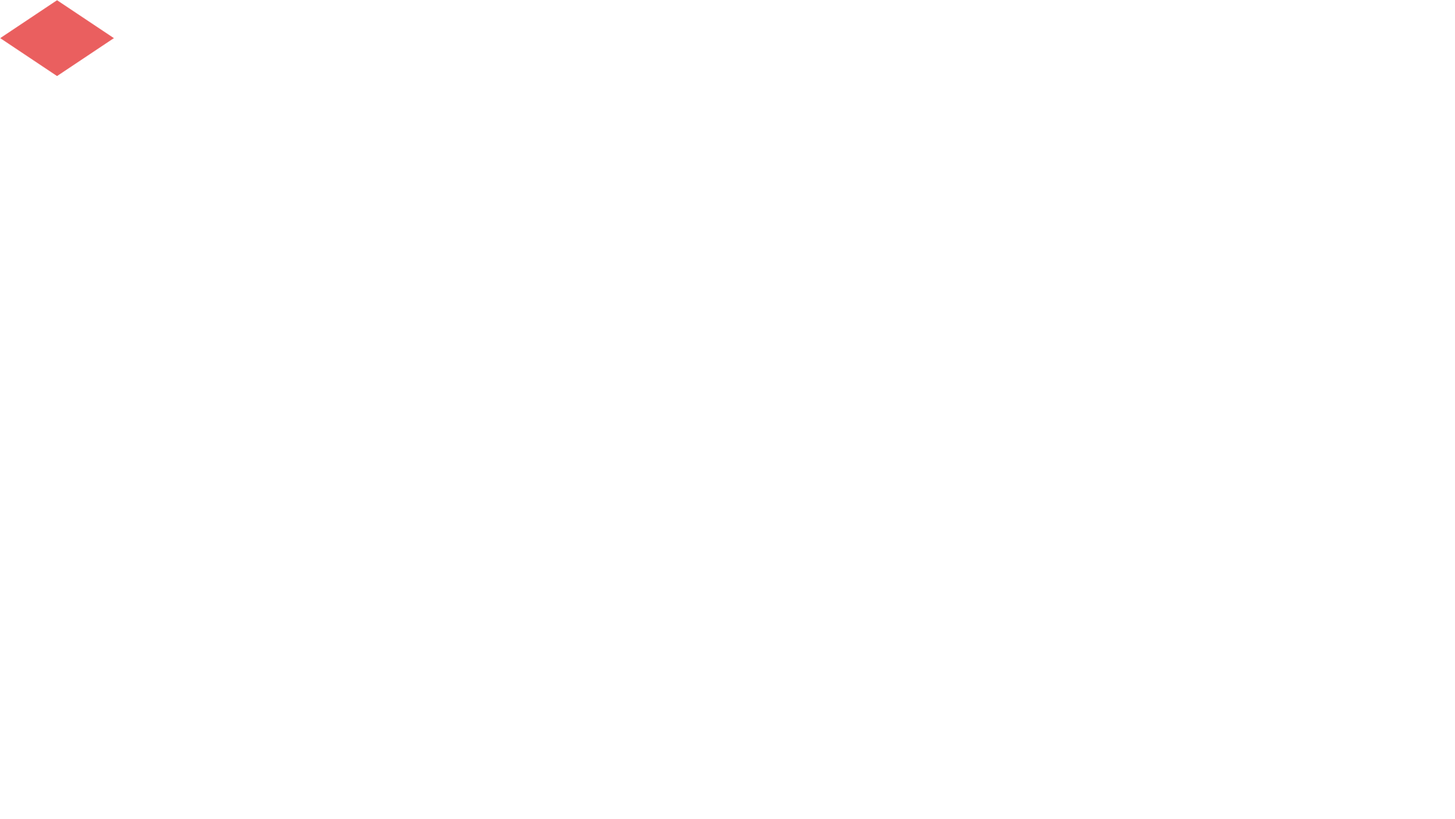
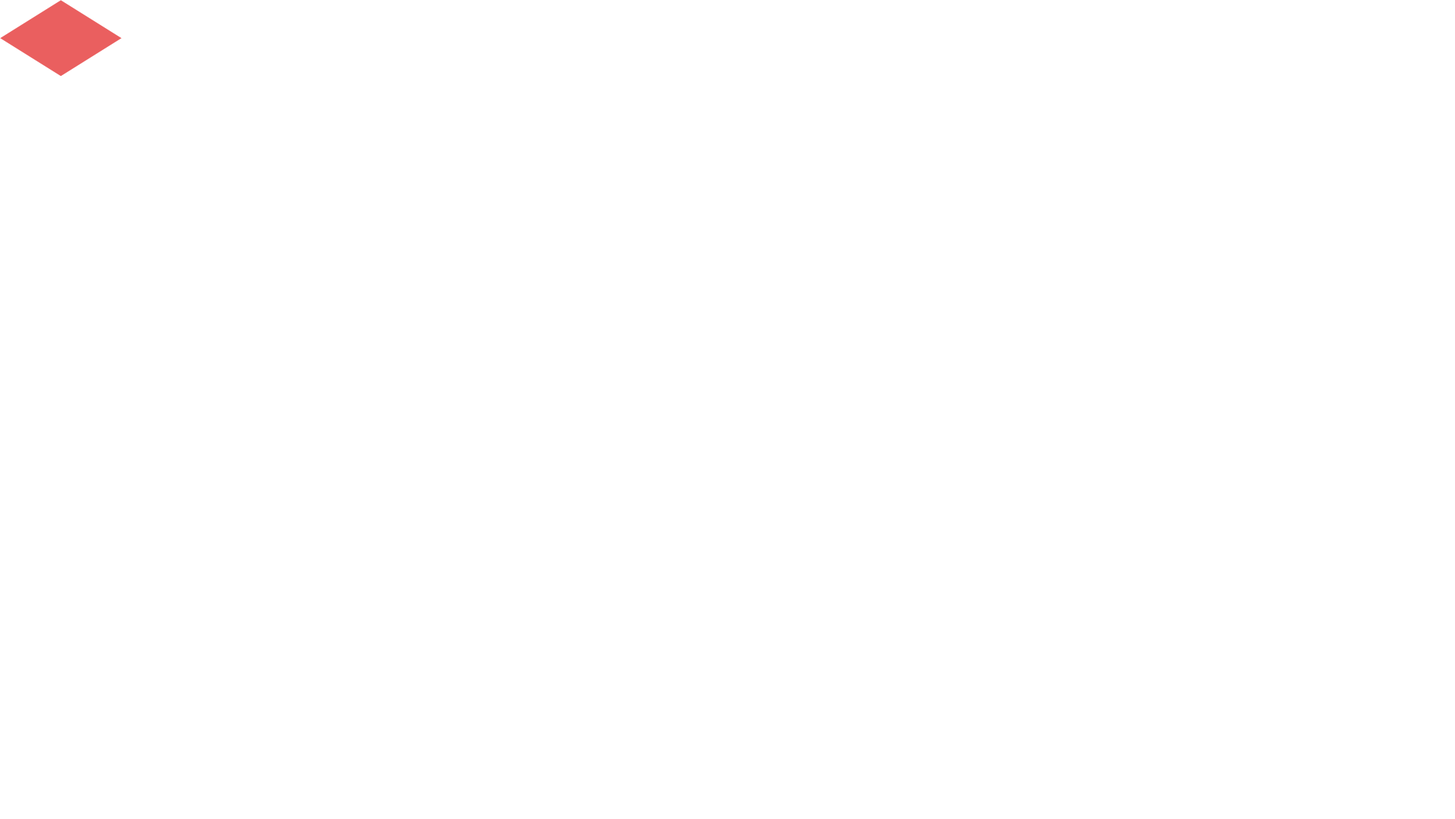
Revision of a layered w=1455, h=819 image; what changed, layer by layer:
painted on "多边形 2" over [left=0, top=0, right=122, bottom=77]
painted on "多边形 1" over [left=0, top=0, right=122, bottom=76]
